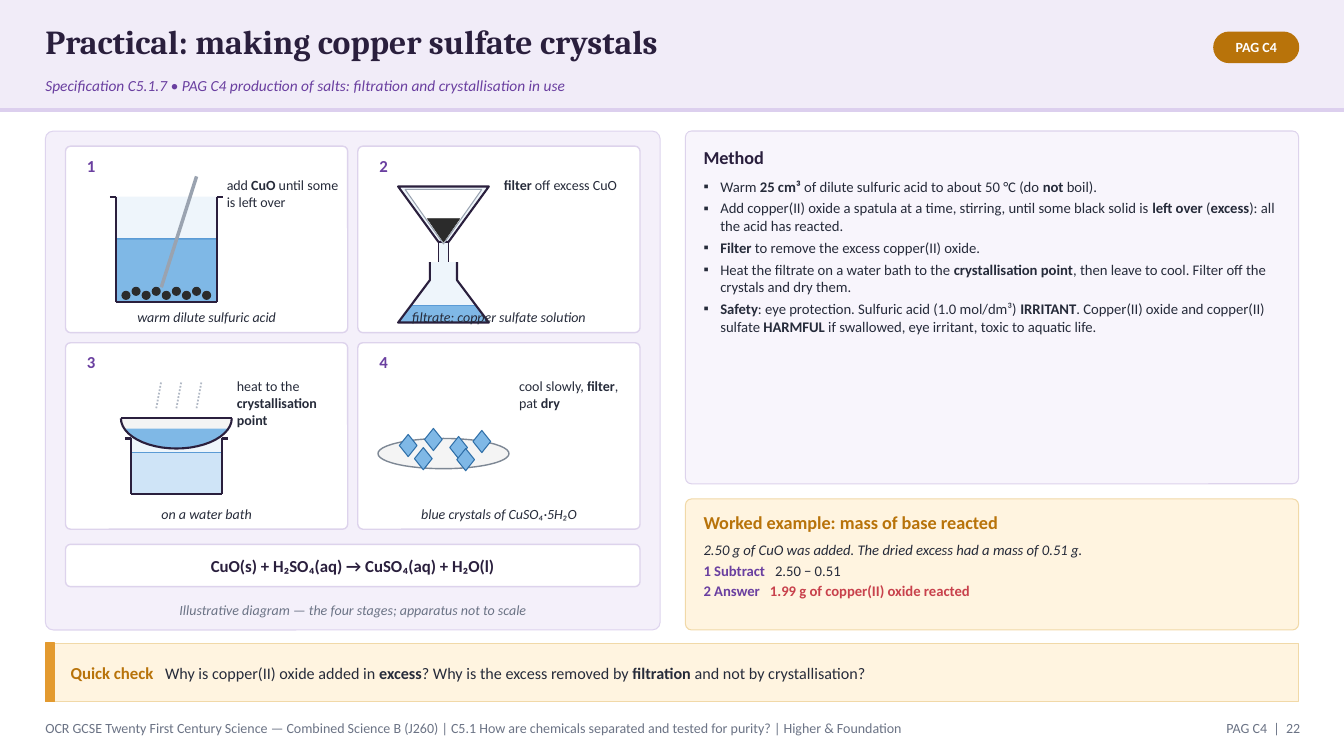
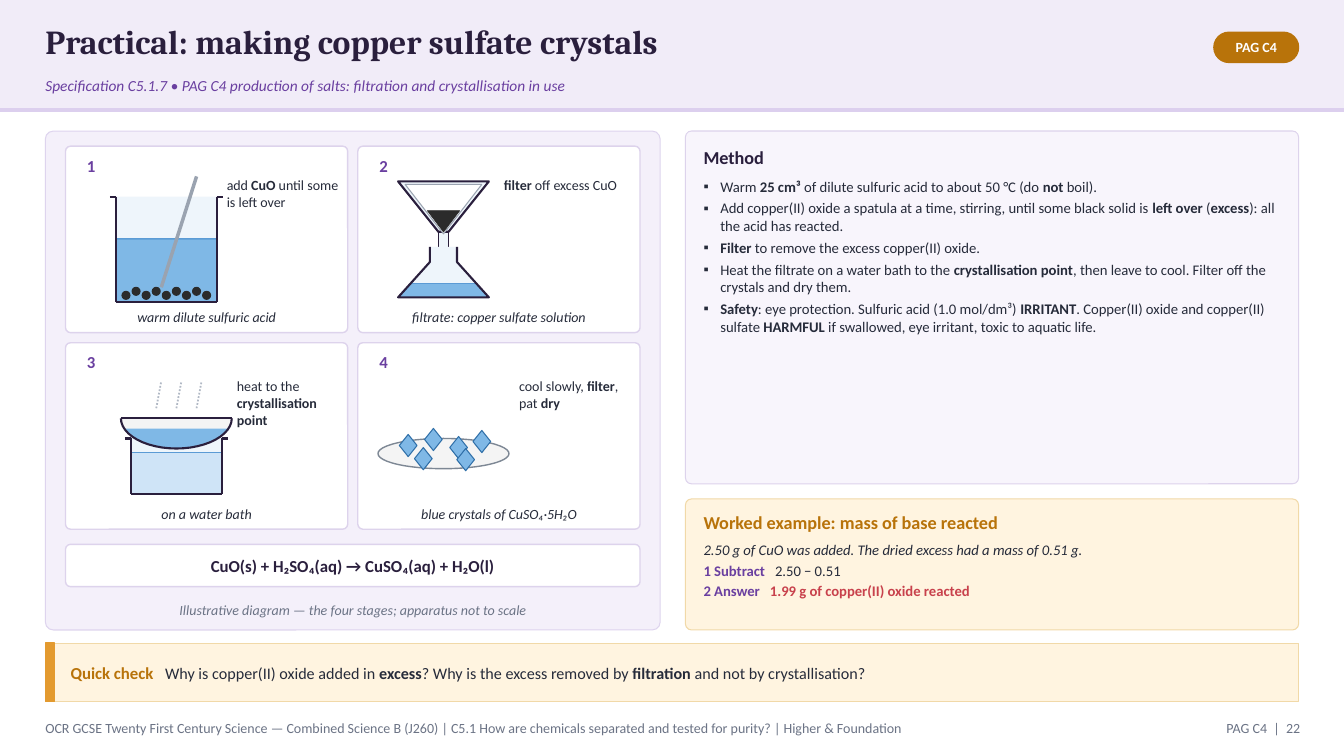
Before and after one commit to pstephenphilip-ship-it/Piri-MBBS, a slide deck: slide 22 of gcse-slides/ocr-chemistry/OCR21C_C5.1_SeparationPurity_Combined.pptx. Drawn at 1344x756 pixels with LibreOffice and Linux fonts; fonts in the diff are those of the drawing. Boxes give left, top, right and bottom in pixels: in the first picture for what was removed or moved away, otherwise in the second. Text is boxed around its words. In the diff, an @@ line names an element or a change of style, - is before the commit and + after.

```diff
--- a/gcse-slides/ocr-chemistry/OCR21C_C5.1_SeparationPurity_Combined.pptx
+++ b/gcse-slides/ocr-chemistry/OCR21C_C5.1_SeparationPurity_Combined.pptx
@@ freeform shape: place and size @@
-freeform shape at <box>398,187,489,242</box>
+freeform shape at <box>398,181,489,232</box>
@@ freeform shape: place and size @@
-freeform shape at <box>405,190,482,244</box>
+freeform shape at <box>405,185,482,234</box>
@@ freeform shape: place and size @@
-freeform shape at <box>427,219,460,242</box>
+freeform shape at <box>427,211,460,232</box>
@@ rectangle: place and size @@
-rectangle at <box>439,242,449,272</box>
+rectangle at <box>439,232,449,257</box>
@@ freeform shape: place and size @@
-freeform shape at <box>398,262,489,323</box>
+freeform shape at <box>398,247,489,297</box>
@@ freeform shape: place and size @@
-freeform shape at <box>398,262,489,323</box>
+freeform shape at <box>398,247,489,297</box>
@@ ellipse: place and size @@
-ellipse at <box>441,275,448,282</box>
+ellipse at <box>441,260,448,267</box>
@@ freeform shape: place and size @@
-freeform shape at <box>398,306,489,323</box>
+freeform shape at <box>398,283,489,297</box>
@@ line moved from (411, 306) - (476, 306) to (411, 283) - (476, 283) @@
```
Also in this commit, not shown: 14 other slides changed, 2 other files.
